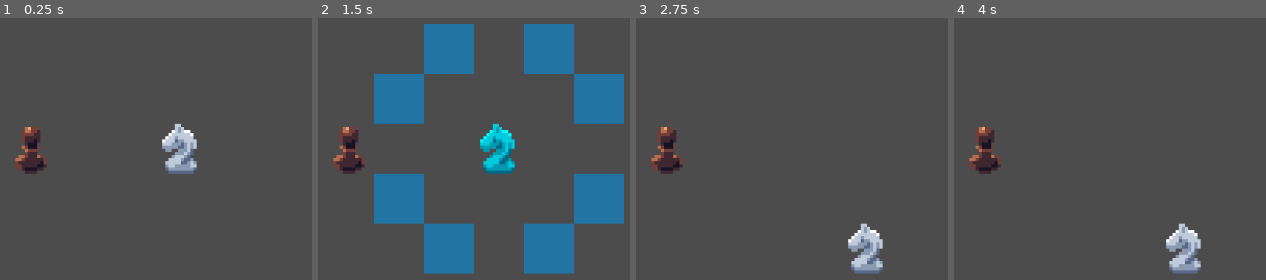
Above: before the commit, frames 1-4 (left to right).
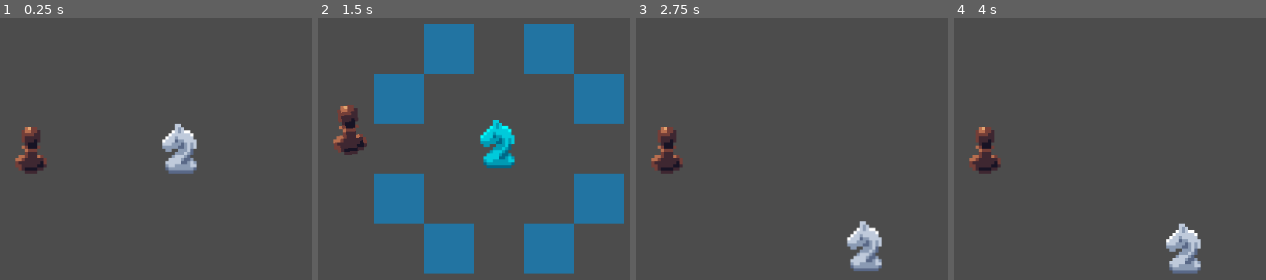
Above: after the commit, the same moments.

Repository: stealthio/Kings-Pawn
Game: Godot game, scene res://Game.tscn
The game is run twice, just before and just after one commit, with the same random seed, the same clock (stepped at 60 frames per second) and the same inputs. The project has no main scene, so this scene is started directly.
Inputs (mouse positions are in pixels of both pictures, inside the frame that each line leads up to):
- Up to frame 1 (0.25 s): no input
- Up to frame 2 (1.5 s): tap Enter at 0.5 s; move the mouse to (349, 149) at 0.52 s; click (349, 149) at 0.6 s; move the mouse to (498, 149) at 1.27 s; click (498, 149) at 1.35 s
- Up to frame 3 (2.75 s): move the mouse to (866, 248) at 2.02 s; click (866, 248) at 2.1 s
- Up to frame 4 (4 s): move the mouse to (outside the picture) at 2.77 s; click (outside the picture) at 2.85 s; tap Space at 3.5 s; move the mouse to (outside the picture) at 3.52 s; click (outside the picture) at 3.6 s

The runs differ from the first frame. In frame 1, less than 0.1% of the frame differs, in the area x 52-63%, y 41-46%; in frame 2, 3.1%, in the area x 4-64%, y 33-60%; in frame 3, 1.0%; in frame 4, nothing differs.

Commit message:
Made some sick animations

Diff:
--- a/Scenes/Figurine.tscn
+++ b/Scenes/Figurine.tscn
@@ -6,8 +6,121 @@
 [sub_resource type="RectangleShape2D" id=1]
 extents = Vector2( 32, 32 )
 
+[sub_resource type="Animation" id=6]
+resource_name = "FloatingIdle"
+loop = true
+tracks/0/type = "value"
+tracks/0/path = NodePath(".:scale")
+tracks/0/interp = 2
+tracks/0/loop_wrap = true
+tracks/0/imported = false
+tracks/0/enabled = true
+tracks/0/keys = {
+"times": PoolRealArray( 0, 0.5, 1 ),
+"transitions": PoolRealArray( 1, 1, 1 ),
+"update": 0,
+"values": [ Vector2( 1, 1 ), Vector2( 1.1, 1.1 ), Vector2( 1, 1 ) ]
+}
+tracks/1/type = "value"
+tracks/1/path = NodePath(".:rotation_degrees")
+tracks/1/interp = 2
+tracks/1/loop_wrap = true
+tracks/1/imported = false
+tracks/1/enabled = true
+tracks/1/keys = {
+"times": PoolRealArray( 0, 0.3, 0.7, 1 ),
+"transitions": PoolRealArray( 1, 1, 1, 1 ),
+"update": 0,
+"values": [ 0.0, -5.0, 5.0, 0.0 ]
+}
+
 [sub_resource type="Animation" id=2]
 resource_name = "Idle"
+length = 2.0
+loop = true
+tracks/0/type = "value"
+tracks/0/path = NodePath(".:scale")
+tracks/0/interp = 1
+tracks/0/loop_wrap = true
+tracks/0/imported = false
+tracks/0/enabled = true
+tracks/0/keys = {
+"times": PoolRealArray( 0, 1, 2 ),
+"transitions": PoolRealArray( 1, 1, 1 ),
+"update": 0,
+"values": [ Vector2( 1, 1 ), Vector2( 0.98, 0.95 ), Vector2( 1, 1 ) ]
+}
+
+[sub_resource type="Animation" id=4]
+resource_name = "PickedUp"
+length = 0.5
+tracks/0/type = "value"
+tracks/0/path = NodePath(".:position")
+tracks/0/interp = 2
+tracks/0/loop_wrap = true
+tracks/0/imported = false
+tracks/0/enabled = true
+tracks/0/keys = {
+"times": PoolRealArray( 0, 0.5 ),
+"transitions": PoolRealArray( 1, 1 ),
+"update": 0,
+"values": [ Vector2( 0, 0 ), Vector2( 0, -32 ) ]
+}
+
+[sub_resource type="Animation" id=5]
+resource_name = "PutDown"
+length = 0.5
+tracks/0/type = "value"
+tracks/0/path = NodePath(".:position")
+tracks/0/interp = 2
+tracks/0/loop_wrap = true
+tracks/0/imported = false
+tracks/0/enabled = true
+tracks/0/keys = {
+"times": PoolRealArray( 0, 0.5 ),
+"transitions": PoolRealArray( 1, 1 ),
+"update": 0,
+"values": [ Vector2( 0, -32 ), Vector2( 0, 0 ) ]
+}
+
+[sub_resource type="Animation" id=3]
+length = 0.001
+tracks/0/type = "value"
+tracks/0/path = NodePath(".:scale")
+tracks/0/interp = 1
+tracks/0/loop_wrap = true
+tracks/0/imported = false
+tracks/0/enabled = true
+tracks/0/keys = {
+"times": PoolRealArray( 0 ),
+"transitions": PoolRealArray( 1 ),
+"update": 0,
+"values": [ Vector2( 1, 1 ) ]
+}
+tracks/1/type = "value"
+tracks/1/path = NodePath(".:position")
+tracks/1/interp = 1
+tracks/1/loop_wrap = true
+tracks/1/imported = false
+tracks/1/enabled = true
+tracks/1/keys = {
+"times": PoolRealArray( 0 ),
+"transitions": PoolRealArray( 1 ),
+"update": 0,
+"values": [ Vector2( 0, 0 ) ]
+}
+tracks/2/type = "value"
+tracks/2/path = NodePath(".:rotation_degrees")
+tracks/2/interp = 1
+tracks/2/loop_wrap = true
+tracks/2/imported = false
+tracks/2/enabled = true
+tracks/2/keys = {
+"times": PoolRealArray( 0 ),
+"transitions": PoolRealArray( 1 ),
+"update": 0,
+"values": [ 0.0 ]
+}
 
 [node name="Figure" type="Node2D"]
 script = ExtResource( 1 )
@@ -22,7 +135,12 @@
 
 [node name="AnimationPlayer" type="AnimationPlayer" parent="."]
 root_node = NodePath("../Sprite")
+anims/FloatingIdle = SubResource( 6 )
 anims/Idle = SubResource( 2 )
+anims/PickedUp = SubResource( 4 )
+anims/PutDown = SubResource( 5 )
+anims/RESET = SubResource( 3 )
 
 [connection signal="mouse_entered" from="Area2D" to="." method="_on_Area2D_mouse_entered"]
 [connection signal="mouse_exited" from="Area2D" to="." method="_on_Area2D_mouse_exited"]
+[connection signal="animation_finished" from="AnimationPlayer" to="." method="_on_AnimationPlayer_animation_finished"]
--- a/Scripts/AvailableCell.gd
+++ b/Scripts/AvailableCell.gd
@@ -12,7 +12,8 @@
 func _process(delta):
 	if Input.is_action_just_pressed("select"):
 		if _mouse_inside and valid:
-			connected_figure.global_position = global_position
+			connected_figure.move_to_position(global_position)
+			#connected_figure.global_position = global_position
 			Helper.clear_available_cells()
 
 func _on_Area2D_mouse_entered():
--- a/Scripts/Figure.gd
+++ b/Scripts/Figure.gd
@@ -4,27 +4,51 @@
 export var inversion = true # Allow the axis to be exchanged?
 var selected = false setget setSelected
 var _mouse_inside = false
+var _tpos = null
+var _ppos = null
 
 func _ready():
 	Helper.figures.append(self)
+	$AnimationPlayer.play("Idle")
 
 func setSelected(value):
 	selected = value
+	if selected:
+		$AnimationPlayer.play("PickedUp")
 	$Sprite.self_modulate = Color.aqua if selected else Color.white
 	if selected:
 		Helper.show_available_cells(global_position, movement, inversion, self)
 	elif _mouse_inside:
+		$AnimationPlayer.play("PutDown")
 		Helper.clear_available_cells()
+
+func move_to_position(pos):
+	_tpos = pos
 
 func _process(delta):
 	if Input.is_action_just_pressed("select"):
 		if _mouse_inside:
 			setSelected(!selected)
 		else:
+			if selected:
+				$AnimationPlayer.play("PutDown")
 			setSelected(false)
+	if _tpos:
+		if global_position.distance_to(_tpos) > .1:
+			global_position = lerp(global_position, _tpos, .1)
+		else:
+			global_position = _tpos
+			_tpos = null
 
 func _on_Area2D_mouse_entered():
 	_mouse_inside = true
 
 func _on_Area2D_mouse_exited():
 	_mouse_inside = false
+
+
+func _on_AnimationPlayer_animation_finished(anim_name):
+	if anim_name == "PickedUp":
+		$AnimationPlayer.play("FloatingIdle")
+	if anim_name == "PutDown":
+		$AnimationPlayer.play("RESET")
Not shown: 1 places in Scenes/Figurine.tscn that only renumber resources
